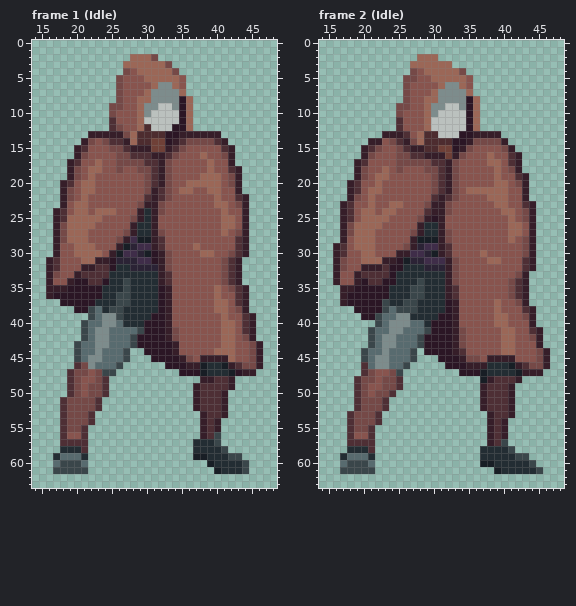
Two versions of one pixel-art file, Biogenesis_SNZA/Assets/Sprites/Liora/Liora_Idle.aseprite. The picture above is the old version.
64x64 pixels, 8 frames. Colours within 5 levels of each other are drawn and written as one. Shown: frame 1 (Idle): x 14..48, y 0..63; frame 2 (Idle): x 14..48, y 0..63. The commit also changed other frames, which this record leaves out.
The same view after the edit:
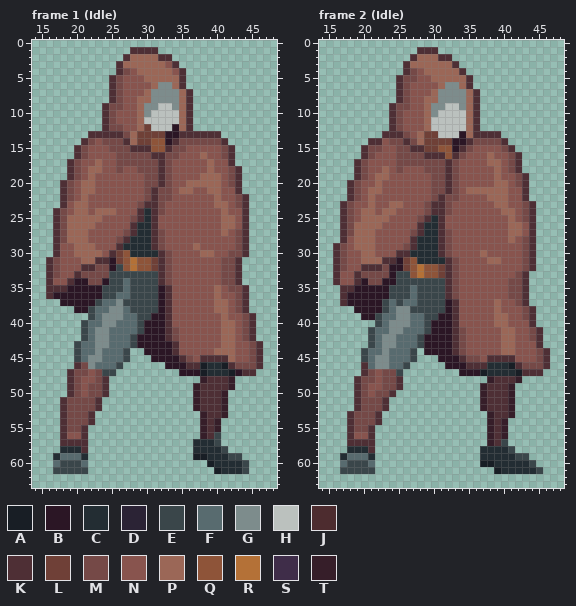
Palette (. is transparent): A #181e25  B #2b1625  C #232d33  D #2b2335  E #3a464a  F #586b6f  G #7d8c8c  H #bbc1be  J #4d2c2f  K #4e2f35  L #6f4037  M #754947  N #88544e  P #9b6757  Q #8e5439  R #b47137  S #3f2d49  T #361e29
Edits made:
Frame 1 (Idle), layer "Flattened":
y 1: x 28..31 .... -> KKKK
y 2: x 27 . -> K; x 31..33 M.. -> PKK
y 3: x 26 . -> K; x 33..34 M. -> NK
y 4: x 26 . -> K; x 34..35 M. -> NK
y 5..6: x 25 . -> K; x 35 N -> K
y 7: x 25 . -> K; x 36 . -> K
y 8: x 25 . -> K; x 35..36 BP -> PK
y 9..10: x 24 . -> K; x 35..36 BP -> PK
y 11: x 24..25 .K -> KM; x 35..36 BP -> PK
y 12: x 24..25 .K -> KM; x 30 J -> L; x 35..36 BP -> PK
y 13: x 22..26 TTTTT -> KKKKK; x 29..32 JJJJ -> LLLL; x 35..40 TTTTTT -> KKKKKK
y 14: x 21 T -> K; x 25..27 KKT -> MMK; x 29..32 JJLL -> LLQQ; x 34..35 TK -> KM; x 40..41 KT -> MK
y 15: x 20..21 TK -> KM; x 27..34 KTTTLLTK -> MKKKQQKM; x 41..42 KT -> MK
y 16: x 20 T -> K; x 28..33 KKKTTK -> MMMKKM; x 42 T -> K
y 17: x 19..20 TK -> KM; x 30..32 KKT -> MMK; x 42 T -> K
y 18: x 19 T -> K; x 31..32 KT -> MK; x 42..43 KT -> MK
y 19: x 19 T -> K; x 31..32 KT -> MK; x 43 T -> K
y 20: x 18..19 TK -> KM; x 31..32 KT -> MK; x 43 T -> K
y 21: x 18 T -> K; x 31..32 TK -> KM; x 43 T -> K
y 22: x 18 T -> K; x 30..32 KTK -> MKM; x 43..44 KT -> MK
y 23: x 18 T -> K; x 30..31 TT -> KK; x 44 T -> K
y 24..25: x 17..18 TK -> KM; x 29 T -> K; x 31 T -> K; x 44 T -> K
y 26..27: x 17 T -> K; x 28 T -> K; x 31 T -> K; x 44 T -> K
y 28: x 17 T -> K; x 27..32 TSAATK -> KCCCKM; x 43..44 KT -> MK
y 29: x 17 T -> K; x 26..32 TADSSTK -> KCCCCKM; x 43..44 KT -> MK
y 30: x 17 T -> K; x 25..32 TASSDABT -> KLQCCCCK; x 43..44 KT -> MK
y 31: x 16..17 TK -> KM; x 23..24 TT -> KK; x 26..32 DDDSSBT -> LQRQQLK; x 42..43 KT -> MK
y 32: x 16..17 TK -> KM; x 21..24 TTKK -> KKMM; x 26..32 CCDDDDT -> EQRQQLK; x 42..43 KT -> MK
y 33: x 16 T -> K; x 20..33 TKKKKCCCCCCCTK -> KMMMMEEEEEEEKM; x 42..43 KT -> MK
y 34: x 16 T -> K; x 19 T -> K; x 22..23 KK -> MM; x 25..33 CCECCCCTK -> EEFEEEEKM; x 42..43 KT -> MK
y 35: x 16..18 TTT -> KKK; x 24..31 CCCECCCC -> EEEFEEEE; x 33 T -> K; x 43..44 KT -> MK
y 36: x 16 T -> K; x 24..31 CCEECCCC -> EEFFEEEE; x 33 T -> K; x 43..44 KT -> MK
y 37: x 23..26 CCCE -> EFFG; x 28..31 CCCC -> EEEE; x 33 T -> K; x 43..44 KT -> MK
y 38: x 24..31 CEECCCCC -> FGGFEEEE; x 33 T -> K; x 44 T -> K
y 39: x 26..30 ECCCC -> GFFEE; x 33 T -> K; x 44..45 KT -> MK
y 40: x 27..29 CCC -> FFE; x 33 T -> K; x 44..45 KT -> MK
y 41: x 33 T -> K; x 44..45 KT -> MK
y 42: x 33 T -> K; x 45 T -> K
y 43..44: x 34 T -> K; x 46 T -> K
y 45: x 35 T -> K; x 38..41 TTTT -> KKKK; x 46 T -> K
y 46: x 36..37 TT -> KK; x 42..43 TK -> KM; x 46 T -> K
y 47: x 44..45 TT -> KK
y 48: x 39 T -> K
Frame 2 (Idle), layer "Flattened":
y 1: x 28..30 ... -> KKK
y 2: x 27 . -> K; x 31..32 .. -> KK
y 3: x 26 . -> K; x 33 . -> K
y 4: x 26 . -> K; x 34 M -> K
y 5..6: x 25 . -> K; x 35 N -> K
y 7: x 25 . -> K; x 36 . -> K
y 8: x 25 . -> K; x 35..36 BP -> PK
y 9..10: x 24 . -> K; x 35..36 BP -> PK
y 11..12: x 24..25 .K -> KM; x 35..36 BP -> PK
y 13: x 23..26 TTTK -> KKKM; x 29..30 JJ -> LL; x 35..39 BTTTT -> PKKKK
y 14: x 21..22 TT -> KK; x 25..26 KT -> MK; x 29..32 JJJJ -> LLLL; x 35 T -> K; x 40 T -> K
y 15: x 20..21 TK -> KM; x 26..32 KTTJJLL -> MKKLLQQ; x 34 T -> K; x 41 T -> K
y 16: x 20 T -> K; x 27..33 KKTTTLT -> MMKKKQK; x 41..42 KT -> MK
y 17: x 19..20 TK -> KM; x 30..32 KKT -> MMK; x 41..42 KT -> MK
y 18: x 19 T -> K; x 31..32 KT -> MK; x 42 T -> K
y 19: x 19 T -> K; x 31..32 KT -> MK; x 42..43 KT -> MK
y 20..21: x 18..19 TK -> KM; x 31..32 KT -> MK; x 43 T -> K
y 22: x 18 T -> K; x 30..32 KTK -> MKM; x 43 T -> K
y 23: x 17..18 TK -> KM; x 30..31 TT -> KK; x 43..44 KT -> MK
y 24: x 17..18 TK -> KM; x 29..31 KTT -> MKK; x 44 T -> K
y 25: x 17..18 TK -> KM; x 29..31 TBT -> KCK; x 44 T -> K
y 26..27: x 17 T -> K; x 28 T -> K; x 31 T -> K; x 44 T -> K
y 28: x 17 T -> K; x 27..31 TAAAT -> KCCCK; x 44 T -> K
y 29: x 16..17 TK -> KM; x 27..32 TDSSTK -> KCCCKM; x 44 T -> K
y 30: x 16..17 TK -> KM; x 25..32 TTSSDATK -> KKCCCCKM; x 44 T -> K
y 31: x 16 T -> K; x 23..24 TT -> KK; x 26..32 ADDSSST -> LQCCCCK; x 43..44 KT -> MK
y 32: x 16 T -> K; x 20..23 TTTK -> KKKM; x 26..32 CCCDDDT -> LQRQQLK; x 43..44 KT -> MK
y 33: x 16 T -> K; x 19..23 TKKKK -> KMMMM; x 25..32 CCCCCCCT -> EEQRQQLK; x 43 T -> K
y 34: x 16 T -> K; x 19 T -> K; x 21..22 KK -> MM; x 25..27 CCC -> EEE; x 29..32 CCCT -> EEEK; x 42..43 KT -> MK
y 35: x 17..18 TT -> KK; x 24..27 CCCE -> EEEF; x 29..33 CCCTK -> EEEKM; x 42..43 KT -> MK
y 36: x 17 T -> K; x 24..27 CCCE -> EEEF; x 29..33 CCCTK -> EEEKM; x 42..43 KT -> MK
y 37: x 17 T -> K; x 24..31 CCEECCCC -> FEFFEEEE; x 33 T -> K; x 43 T -> K
y 38: x 25..26 EE -> GG; x 28..31 CCCC -> EEEE; x 33 T -> K; x 43..44 KT -> MK
y 39: x 27..30 CCCC -> FFEE; x 33 T -> K; x 44 T -> K
y 40: x 29 C -> E; x 33 T -> K; x 44 T -> K
y 41: x 33 T -> K; x 44..45 KT -> MK
y 42..43: x 33 T -> K; x 45 T -> K
y 44: x 33..34 TK -> KM; x 46 T -> K
y 45: x 34 T -> K; x 38..41 TTTT -> KKKK; x 46 T -> K
y 46: x 35..37 TTT -> KKK; x 42..43 TK -> KM; x 46 T -> K
y 47: x 23 N -> M; x 43..45 TTT -> KKK
y 48: x 37 A -> .
